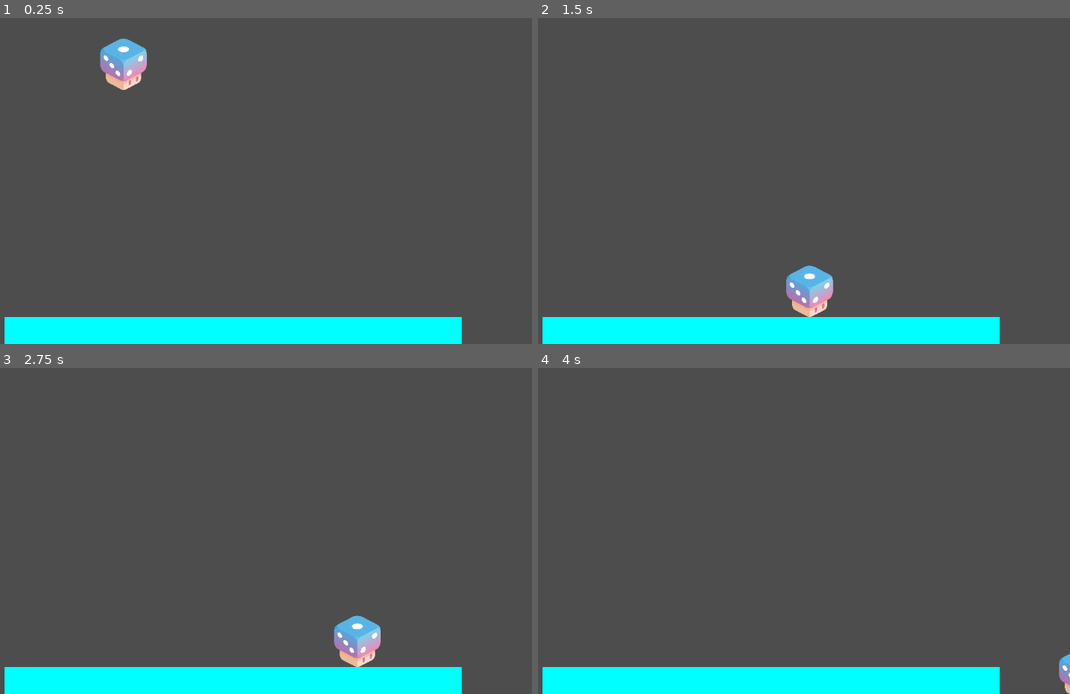
Above: before the commit, frames 1-4 (two rows, left to right).
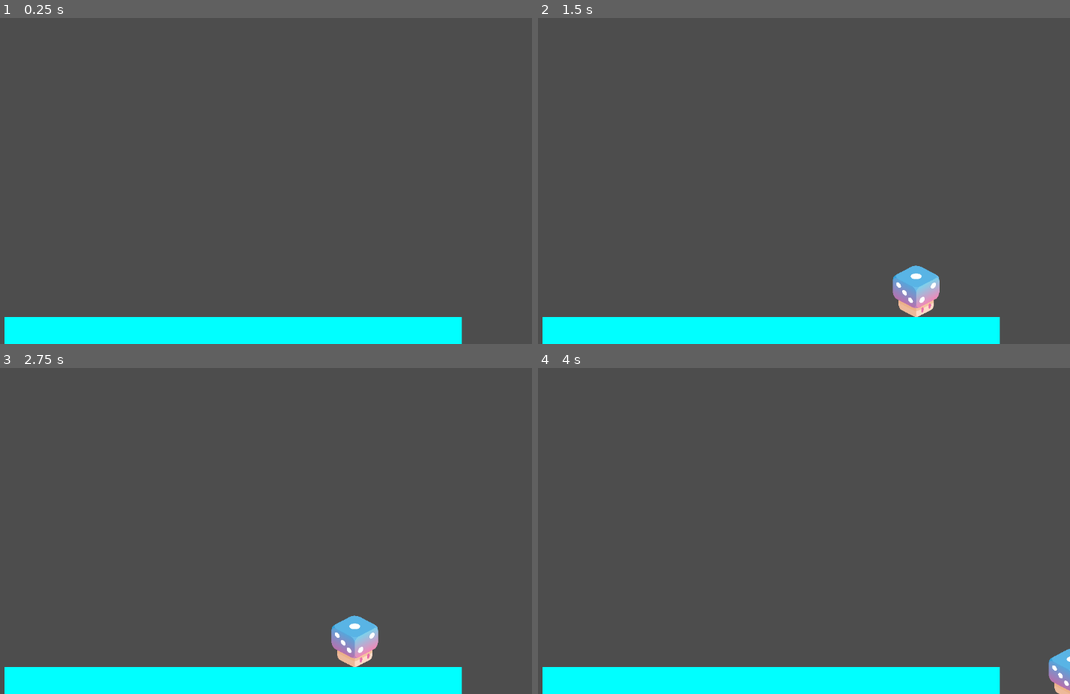
Above: after the commit, the same moments.

Repository: PlaySorbonne/projet-pixel
Game: Godot game, scene res://scenes/world.tscn
The game is run twice, just before and just after one commit, with the same random seed, the same clock (stepped at 60 frames per second) and the same inputs.
Inputs:
- Up to frame 1 (0.25 s): no input
- Up to frame 2 (1.5 s): tap Enter at 0.5 s; hold D (right) from 0.53 s (still down); tap Space (jump) at 0.77 s
- Up to frame 3 (2.75 s): tap Space (jump) at 1.52 s; release D (right) at 2.03 s; hold A (left, bound only after the commit) from 2.03 s (still down)
- Up to frame 4 (4 s): release A (left, bound only after the commit) at 2.78 s; hold D (right) from 2.78 s (still down); tap Space (jump) at 3.02, 3.77 s

The runs differ from the first frame. In frame 1, 1.1% of the frame differs, in the area x 18-28%, y 6-23%; in frame 2, 2.1%, in the area x 46-76%, y 75-92%; in frame 3, 0.4%; in frame 4, 0.4%.

Commit message:
add multiple input system

Diff:
--- a/project.godot
+++ b/project.godot
@@ -26,7 +26,7 @@
 left={
 "deadzone": 0.5,
 "events": [Object(InputEventJoypadMotion,"resource_local_to_scene":false,"resource_name":"","device":-1,"axis":0,"axis_value":-1.0,"script":null)
-, Object(InputEventKey,"resource_local_to_scene":false,"resource_name":"","device":0,"window_id":0,"alt_pressed":false,"shift_pressed":false,"ctrl_pressed":false,"meta_pressed":false,"pressed":false,"keycode":0,"physical_keycode":81,"key_label":0,"unicode":0,"echo":false,"script":null)
+, Object(InputEventKey,"resource_local_to_scene":false,"resource_name":"","device":-1,"window_id":0,"alt_pressed":false,"shift_pressed":false,"ctrl_pressed":false,"meta_pressed":false,"pressed":false,"keycode":0,"physical_keycode":65,"key_label":0,"unicode":113,"echo":false,"script":null)
 ]
 }
 jump={
--- /dev/null
+++ b/scenes/world.gd
@@ -0,0 +1,32 @@
+extends Node2D
+
+@export var player_scene: PackedScene
+
+var keyboards = []
+var controllers = []
+
+# Called when the node enters the scene tree for the first time.
+func _ready():
+	pass # Replace with function body.
+
+# Called every frame. 'delta' is the elapsed time since the previous frame.
+func _process(delta):
+	pass
+
+func _input(event):
+	if event is InputEventKey:
+		if event.device not in keyboards:
+			keyboards.append(event.device)
+			var player = player_scene.instantiate()
+			player.control_device = event.device
+			player.control_type = 0
+			player.position = $SpawnLocation.position
+			add_child(player)
+	if event is InputEventJoypadButton or event is InputEventJoypadMotion:
+		if event.device not in controllers:
+			controllers.append(event.device)
+			var player = player_scene.instantiate()
+			player.control_device = event.device
+			player.control_type = 1
+			player.position = $SpawnLocation.position
+			add_child(player)
--- a/scenes/world.tscn
+++ b/scenes/world.tscn
@@ -1,5 +1,6 @@
-[gd_scene load_steps=5 format=3 uid="uid://bxfrc0btquk6a"]
+[gd_scene load_steps=6 format=3 uid="uid://bxfrc0btquk6a"]
 
+[ext_resource type="Script" path="res://scenes/world.gd" id="1_531vb"]
 [ext_resource type="PackedScene" uid="uid://dlo5qcfkkb5ti" path="res://scenes/player.tscn" id="1_ig40o"]
 
 [sub_resource type="RectangleShape2D" id="RectangleShape2D_1kgqe"]
@@ -13,9 +14,8 @@
 width = 880
 
 [node name="World" type="Node2D"]
-
-[node name="Player" parent="." instance=ExtResource("1_ig40o")]
-position = Vector2(366, 77)
+script = ExtResource("1_531vb")
+player_scene = ExtResource("1_ig40o")
 
 [node name="Ground" type="StaticBody2D" parent="."]
 position = Vector2(577, 628)
@@ -26,3 +26,6 @@
 
 [node name="Sprite2D" type="Sprite2D" parent="Ground"]
 texture = SubResource("GradientTexture2D_p2ea0")
+
+[node name="SpawnLocation" type="Node2D" parent="."]
+position = Vector2(571, 139)
--- a/scripts/player.gd
+++ b/scripts/player.gd
@@ -1,12 +1,21 @@
 extends CharacterBody2D
 
+enum Controls {KEYBOARD, CONTROLLER}
+
 @export var control_device: int = 0
+@export var control_type: Controls
 
 const SPEED = 300.0
 const JUMP_VELOCITY = -400.0
 
 # Get the gravity from the project settings to be synced with RigidBody nodes.
 var gravity = ProjectSettings.get_setting("physics/2d/default_gravity")
+
+func set_control_device(device: int):
+	control_device = device
+
+func set_control_type(type: int):
+	control_type = type
 
 func _physics_process(delta):
 	# Add the gravity.
@@ -15,8 +24,14 @@
 	move_and_slide()
 
 func _input(event):
-	print(event.device)
-	if event is InputEventKey:
+	var condition = false
+
+	if control_type == 0:
+		condition = event is InputEventKey
+	elif control_type == 1:
+		condition = (event is InputEventJoypadButton) or (event is InputEventJoypadMotion)
+
+	if condition:
 		# Handle jump.
 		if Input.is_action_just_pressed("jump") and is_on_floor():
 			velocity.y = JUMP_VELOCITY
